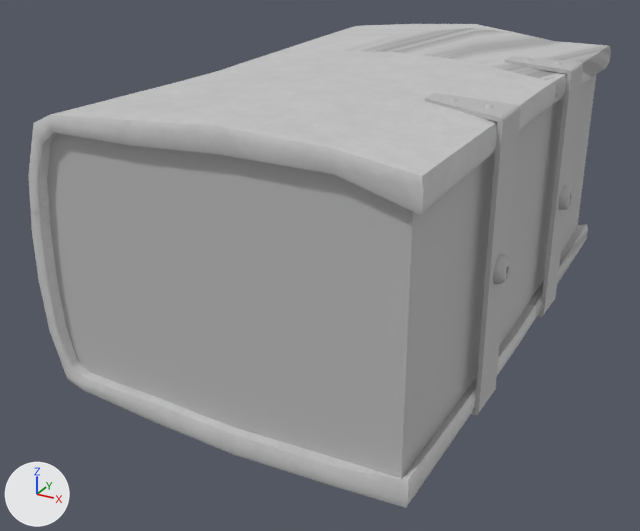
One commit to the FBX model Magic Library/Assets/Assets/Art/Meshes/Book/Book03.fbx: the scene before it, then after it.
Rendered twice from a 50 mm lens placed at (0.25, 0.311, 0.287), pointed at (-0.018, 0.798, 0.044). Arrows for +X, +Y and +Z are at lower left; the lights stay in place. Where no turn or scale is listed for an object, it has been applied to the vertices. Vertices at the same position are counted once.

Objects in the first picture: 'Book03'.
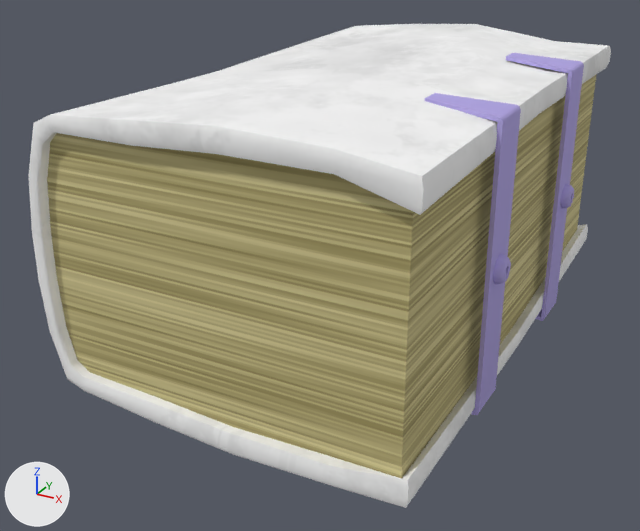
The newer file is also turned or shifted as a whole; pictures and numbers use the older file's frame.

Where the change shows, as pixel boxes (x1, y1, x2, y2) in the pictures (640 x 531 px; the box of a moved part takes in the faces that stretch with it):
part 1 of me_mesh, rebuilt: before (505, 56, 583, 317); after (506, 53, 584, 321)
part 2 of me_mesh, deleted: before (448, 57, 563, 109)
part 3 of me_mesh, moved or reshaped: before (559, 185, 573, 210); after (560, 184, 574, 208)
part 4 of me_mesh, recoloured (grey to blue): (425, 93, 521, 415) in both
part 5 of me_mesh, recoloured (grey to yellow): (47, 75, 596, 479) in both
part 6 of me_mesh, recoloured (grey to white): (28, 24, 611, 508) in both

Patch to the scene script:
```diff
--- a/Magic Library/Assets/Assets/Art/Meshes/Book/Book03.fbx.py
+++ b/Magic Library/Assets/Assets/Art/Meshes/Book/Book03.fbx.py
@@ img_bookpagesside_basecolor_png @@
+img_bookpagesside_basecolor_png = load_image('BookPagesSide_basecolor.png', '../../Textures/Tilable/BookPagesSide_basecolor.png', 1024, 1024, 'sRGB')
@@ img_leathercover_basecolor_png @@
+img_leathercover_basecolor_png = load_image('LeatherCover_basecolor.png', '../../Textures/Tilable/LeatherCover_basecolor.png', 1024, 1024, 'sRGB')
@@ mat_10___default @@
+mat_10___default = principled_material('10 - Default')
+mat_10___default.texture = img_bookpagesside_basecolor_png  # with its transparency
+mat_10___default.roughness = 0.859
@@ mat_03___default @@
+mat_03___default = principled_material('03 - Default')
+mat_03___default.base_color = (0.447, 0.38, 0.788)  # blue #b2a6e6
+mat_03___default.roughness = 0.859
@@ mat_04___default @@
+mat_04___default = principled_material('04 - Default')
+mat_04___default.texture = img_leathercover_basecolor_png  # with its transparency
+mat_04___default.roughness = 0.859
@@ me_mesh @@
 # used by ob_book03; location = (-0.0007, 0.8289, -0.0043)
-me_mesh.from_pydata(...)  # 504 vertices, 456 faces; spans x -0.124..0.124, y -0.182..0.182, z -0.004..0.183
+me_mesh.from_pydata(...)  # 340 vertices, 320 faces; spans x -0.124..0.124, y -0.182..0.182, z -0.004..0.183
+# me_mesh part 1: the loose piece of 28 vertices spanning x 0.072..0.118, y 0.052..0.083, z 0.004..0.18 is rebuilt with 28 vertices and now spans x 0.072..0.119, y 0.054..0.085, z 0.0..0.182, in mat_03___default (blue #b2a6e6)
+# me_mesh part 2: 8 loose pieces with 144 vertices, spanning x 0.082..0.109, y -0.073..0.071, z -0.001..0.183, are deleted
+# me_mesh part 3
+# 58 vertices are removed from x 0.116..0.124, y 0.058..0.076, z 0.081..0.099
+# 50 faces are deleted
+# 39 vertices are added at x 0.117..0.124, y 0.062..0.079, z 0.081..0.099
+# 9 new vertices lie (0.007, 0.0, 0.0) away from vertices in x 0.117, y 0.068..0.073, z 0.084..0.093
+# 40 new faces join them, mat_03___default (blue #b2a6e6)
+# me_mesh part 4: 66 faces spanning x 0.072..0.124, y -0.085..-0.054, z 0.0..0.182 switch from mat_metal (grey #bcbcbc) to mat_03___default (blue #b2a6e6)
+# me_mesh part 5: 22 faces spanning x -0.115..0.109, y -0.175..0.175, z 0.01..0.169 switch from mat_book_covers (grey #bcbcbc) to mat_10___default (picture img_bookpagesside_basecolor_png)
+# me_mesh part 6: 166 faces spanning x -0.124..0.116, y -0.182..0.182, z -0.004..0.183 switch from mat_m_book01_lod (picture img_book01_book_albedotransparency_png) to mat_04___default (picture img_leathercover_basecolor_png)
```
